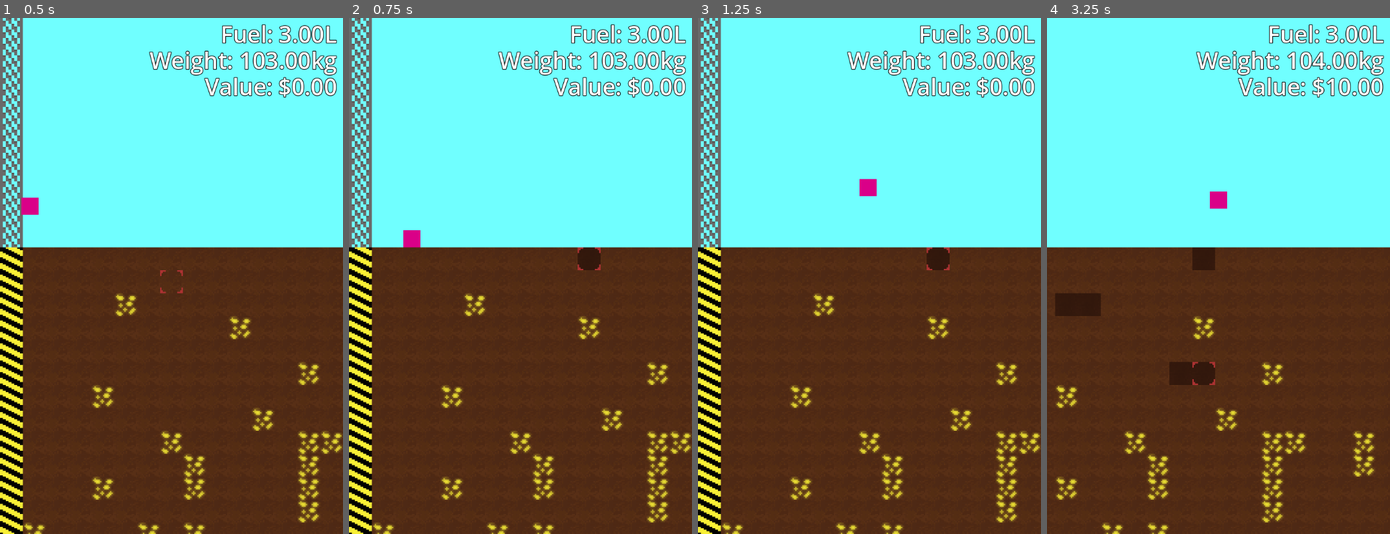
Above: before the commit, frames 1-4 (left to right).
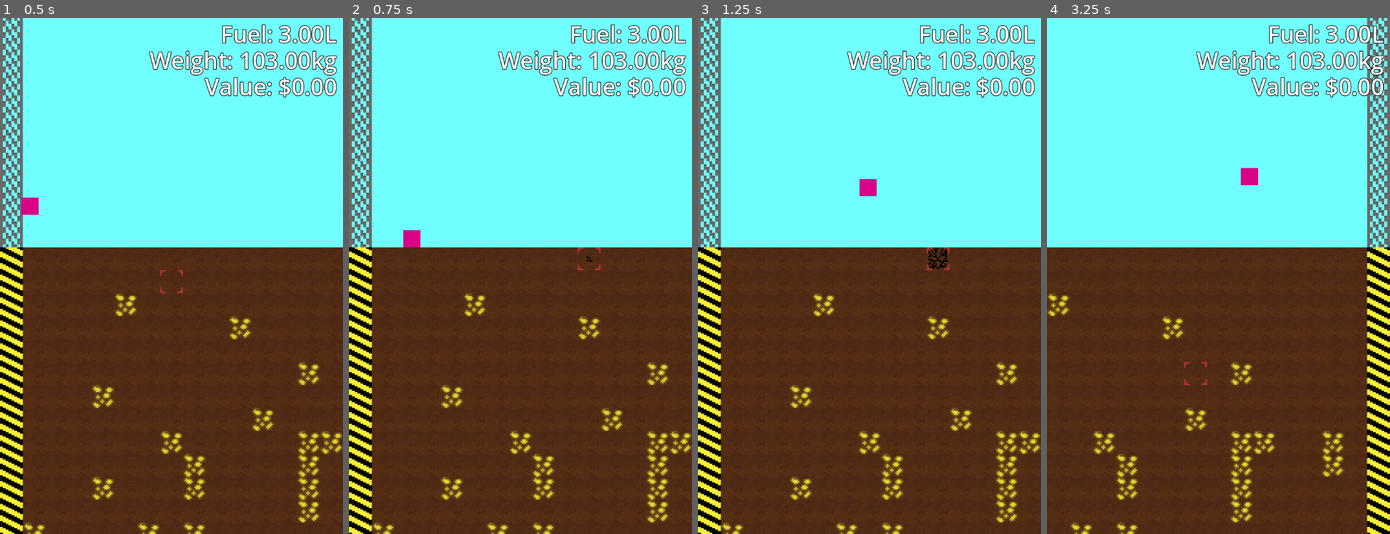
Above: after the commit, the same moments.

Repository: brikr/ludum-dare-57
Game: Godot game, scene res://scenes/main/main.tscn
Same seed, same stepped clock (60 frames per second), same inputs: the game is played once before the commit and once after it.
Inputs (mouse positions are in pixels of both pictures, inside the frame that each line leads up to):
- Up to frame 1 (0.5 s): no input
- Up to frame 2 (0.75 s): move the mouse to (595, 250) at 0.52 s; press the mouse at (595, 250) at 0.53 s; hold D (move_right) from 0.53 s (still down)
- Up to frame 3 (1.25 s): keep holding D (move_right); tap Space (jump) at 0.77 s
- Up to frame 4 (3.25 s): move the mouse to (1149, 301) at 1.27 s; release the mouse at (1149, 301) at 1.28 s; click (1149, 301) at 1.35 s; tap Space (jump) at 1.52, 3.02 s; move the mouse to (1252, 162) at 2.02 s; release D (move_right) at 2.03 s; press the mouse at (1252, 162) at 2.03 s; hold A (move_left) 2.03-2.78 s; move the mouse to (1201, 379) at 2.77 s; release the mouse at (1201, 379) at 2.78 s; hold D (move_right) from 2.78 s (still down); click (1201, 379) at 2.85 s

Frame 1 is identical in both runs. In frame 2, 0.2% of the frame differs, in the area x 66-74%, y 44-49%; in frame 3, 0.2%; in frame 4, 13%, in the area x 0-100%, y 0-100%.

Commit message:
Update player.gd

Diff:
--- a/scenes/player/player.gd
+++ b/scenes/player/player.gd
@@ -35,7 +35,7 @@
 ## Digging
 # digging power (per physics frame)
 # TODO: this should be 1.0 for real digging to return
-var digging_power = 100.0
+var digging_power = 1.0
 ## Falling
 # Get the gravity from the project settings to be synced with RigidBody nodes.
 var gravity = ProjectSettings.get_setting("physics/2d/default_gravity")
